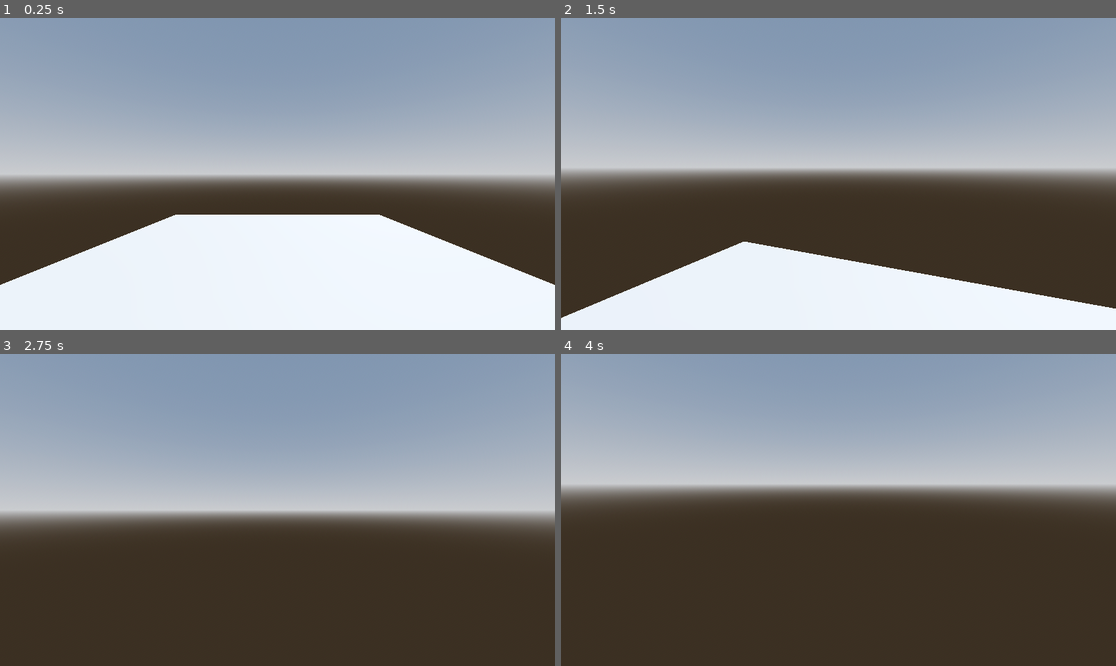
Above: before the commit, frames 1-4 (two rows, left to right).
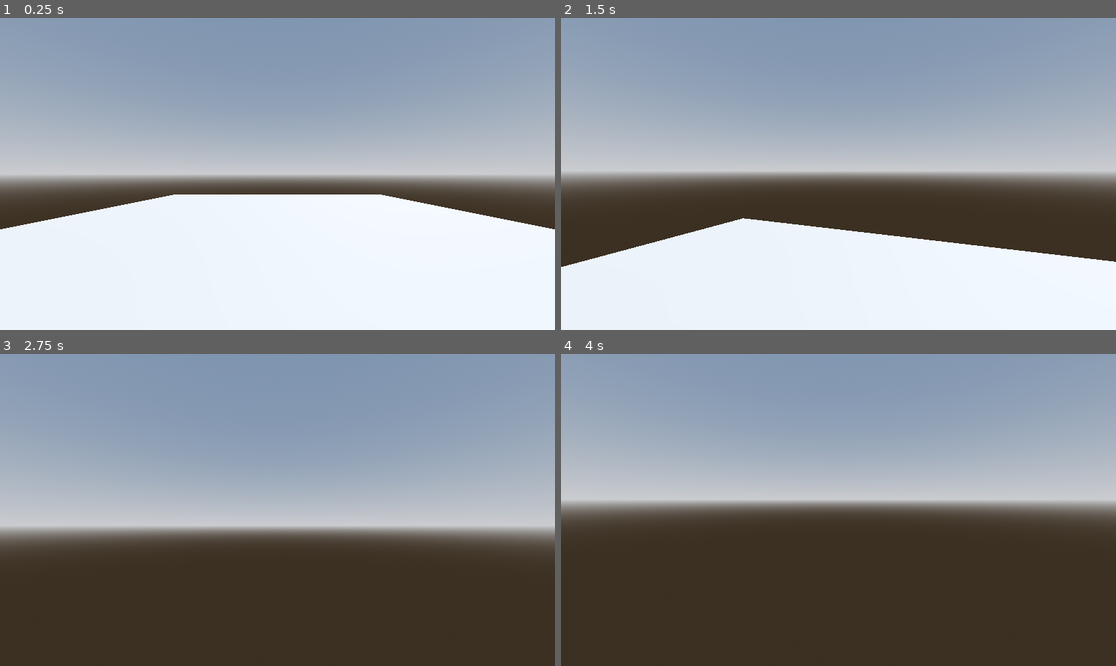
Above: after the commit, the same moments.

Repository: Stone-keep/3d_first_person_shooter
Game: Godot game, scene res://scenes/game.tscn
Two runs of this game, one before a commit and one after it. Both use one fixed random seed, a clock stepped at 60 frames per second and the inputs below.
Inputs (mouse positions are in pixels of both pictures, inside the frame that each line leads up to):
- Up to frame 1 (0.25 s): no input
- Up to frame 2 (1.5 s): tap Enter at 0.5 s; move the mouse to (866, 174) at 0.52 s; hold W (forward) from 0.53 s (still down); tap Space (jump) at 0.77 s; move the mouse to (810, 174) at 1.27 s
- Up to frame 3 (2.75 s): keep holding W (forward); tap Space (jump) at 1.52 s; move the mouse to (288, 503) at 2.02 s
- Up to frame 4 (4 s): keep holding W (forward); tap Space (jump) at 2.75, 3.02, 3.77 s; move the mouse to (832, 516) at 2.77 s; tap Enter at 3.5 s; move the mouse to (877, 513) at 3.52 s

The runs differ from the first frame. In frame 1, 10% of the frame differs, in the area x 0-100%, y 56-86%; in frame 2, 14%, in the area x 0-100%, y 48-97%; in frame 3, 9.6%; in frame 4, 9.5%.

Commit message:
Improve camera and controls setup, rotate player based on camera yaw

Diff:
--- a/project.godot
+++ b/project.godot
@@ -61,6 +61,26 @@
 "events": [Object(InputEventKey,"resource_local_to_scene":false,"resource_name":"","device":-1,"window_id":0,"alt_press …(195 unchanged characters)…
 ]
 }
+pan_left={
+"deadzone": 0.2,
+"events": [Object(InputEventJoypadMotion,"resource_local_to_scene":false,"resource_name":"","device":-1,"axis":2,"axis_value":-1.0,"script":null)
+]
+}
+pan_right={
+"deadzone": 0.2,
+"events": [Object(InputEventJoypadMotion,"resource_local_to_scene":false,"resource_name":"","device":-1,"axis":2,"axis_value":1.0,"script":null)
+]
+}
+pan_up={
+"deadzone": 0.2,
+"events": [Object(InputEventJoypadMotion,"resource_local_to_scene":false,"resource_name":"","device":-1,"axis":3,"axis_value":-1.0,"script":null)
+]
+}
+pan_down={
+"deadzone": 0.2,
+"events": [Object(InputEventJoypadMotion,"resource_local_to_scene":false,"resource_name":"","device":-1,"axis":3,"axis_value":1.0,"script":null)
+]
+}
 
 [layer_names]
 
--- a/scenes/camera_controller.gd
+++ b/scenes/camera_controller.gd
@@ -7,7 +7,7 @@
 var joystick_horizontal_sensitivity := 2.5
 var joystick_vertical_sensitivity := 1.5
 var min_pitch := -1.5
-var max_pitch := 0
+var max_pitch := 1.5
 
 func _ready() -> void:
 	Input.set_mouse_mode(Input.MOUSE_MODE_CAPTURED)
--- a/scenes/game.tscn
+++ b/scenes/game.tscn
@@ -30,13 +30,13 @@
 transform = Transform3D(-0.8660254, -0.43301278, 0.25, 0, 0.49999997, 0.86602545, -0.50000006, 0.75, -0.43301266, 0, 0, 0)
 shadow_enabled = true
 
-[node name="StaticBody3D" type="StaticBody3D" parent="." unique_id=487463042]
+[node name="Floor" type="StaticBody3D" parent="." unique_id=487463042]
 collision_mask = 0
 
-[node name="CollisionShape3D" type="CollisionShape3D" parent="StaticBody3D" unique_id=1548894673]
+[node name="CollisionShape3D" type="CollisionShape3D" parent="Floor" unique_id=1548894673]
 shape = SubResource("BoxShape3D_8cj0n")
 
-[node name="MeshInstance3D" type="MeshInstance3D" parent="StaticBody3D" unique_id=905471844]
+[node name="MeshInstance3D" type="MeshInstance3D" parent="Floor" unique_id=905471844]
 mesh = SubResource("BoxMesh_8cj0n")
 
 [node name="Characters" type="Node3D" parent="." unique_id=28782440]
--- a/scenes/player.gd
+++ b/scenes/player.gd
@@ -1,24 +1,46 @@
 extends CharacterBody3D
 
-@onready var camera_yaw_pivot: Node3D = $CameraController/CameraYawPivot
+@onready var head: Node3D = $Head
+
+# Camera Movement
+
+var mouse_sensitivity := 0.004
+var joystick_horizontal_sensitivity := 2.5
+var joystick_vertical_sensitivity := 1.5
+var min_pitch := -1.5
+var max_pitch := 1.5
 
 const SPEED := 5.0
 const FRICTION := 5.0
 const JUMP_VELOCITY = 4.5
 var direction := Vector3.ZERO
 
+func _ready() -> void:
+	Input.set_mouse_mode(Input.MOUSE_MODE_CAPTURED)
+
 func _physics_process(delta: float) -> void:
-	get_input()
+	get_input(delta)
 	move(delta)
 	jump(delta)
 	move_and_slide()
 
-func get_input() -> void:
+func get_input(delta: float) -> void:
+	var input_dir := Input.get_vector("left", "right", "forward", "backward")
+	direction = (basis * Vector3(input_dir.x, 0, input_dir.y)).normalized()
+
+	var joystick_dir := Input.get_vector("pan_left", "pan_right", "pan_up", "pan_down")
+	rotate_from_vector(joystick_dir * Vector2(joystick_horizontal_sensitivity, joystick_vertical_sensitivity) * delta)
+
 	if Input.is_action_just_pressed("jump") and is_on_floor():
 		velocity.y = JUMP_VELOCITY
 
-	var input_dir := Input.get_vector("left", "right", "forward", "backward")
-	direction = (camera_yaw_pivot.basis * Vector3(input_dir.x, 0, input_dir.y)).normalized()
+func _input(event: InputEvent) -> void:
+	if event.is_action_pressed("exit"):
+		Input.set_mouse_mode(Input.MOUSE_MODE_VISIBLE)
+	elif event is InputEventMouseButton and event.pressed:
+		Input.set_mouse_mode(Input.MOUSE_MODE_CAPTURED)
+	elif event is InputEventMouseMotion and Input.get_mouse_mode() == Input.MOUSE_MODE_CAPTURED:
+		rotate_from_vector(event.relative * mouse_sensitivity)
 
 func move(delta: float) -> void:
 	if direction:
@@ -31,3 +53,9 @@
 func jump(delta: float) -> void:
 	if not is_on_floor():
 		velocity += get_gravity() * delta
+
+func rotate_from_vector(v: Vector2):
+	if v.length() > 0:
+		rotation.y -= v.x
+		head.rotation.x -= v.y
+		head.rotation.x = clamp(head.rotation.x, min_pitch, max_pitch)
--- a/scenes/player.tscn
+++ b/scenes/player.tscn
@@ -1,7 +1,6 @@
 [gd_scene format=3 uid="uid://connwbqdnwbio"]
 
 [ext_resource type="Script" uid="uid://0q1civdrk0ro" path="res://scenes/player.gd" id="1_3vyb7"]
-[ext_resource type="PackedScene" uid="uid://dm5oipxq8xm08" path="res://scenes/camera_controller.tscn" id="2_g2els"]
 
 [sub_resource type="CapsuleShape3D" id="CapsuleShape3D_u8vuu"]
 
@@ -11,7 +10,6 @@
 [node name="CollisionShape3D" type="CollisionShape3D" parent="." unique_id=1631738296]
 shape = SubResource("CapsuleShape3D_u8vuu")
 
-[node name="CameraController" parent="." unique_id=832296167 instance=ExtResource("2_g2els")]
-transform = Transform3D(1, 0, 0, 0, 1, 0, 0, 0, 1, 0, 1, 0)
+[node name="Head" type="Node3D" parent="." unique_id=1571573294]
 
-[editable path="CameraController"]
+[node name="Camera3D" type="Camera3D" parent="Head" unique_id=125110353]
